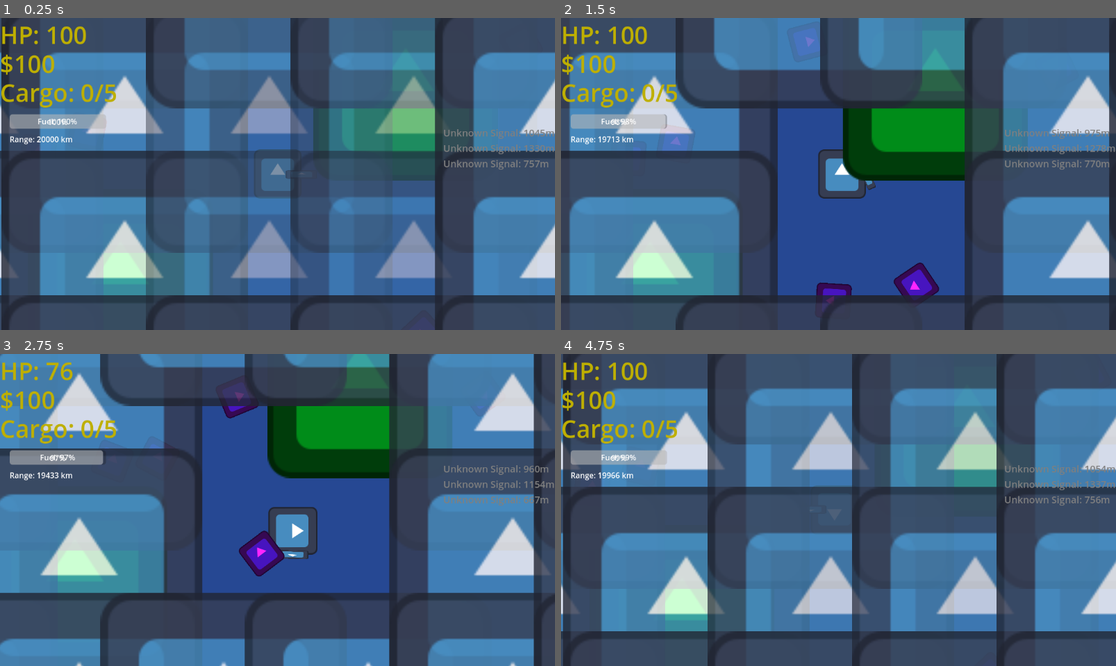
Above: before the commit, frames 1-4 (two rows, left to right).
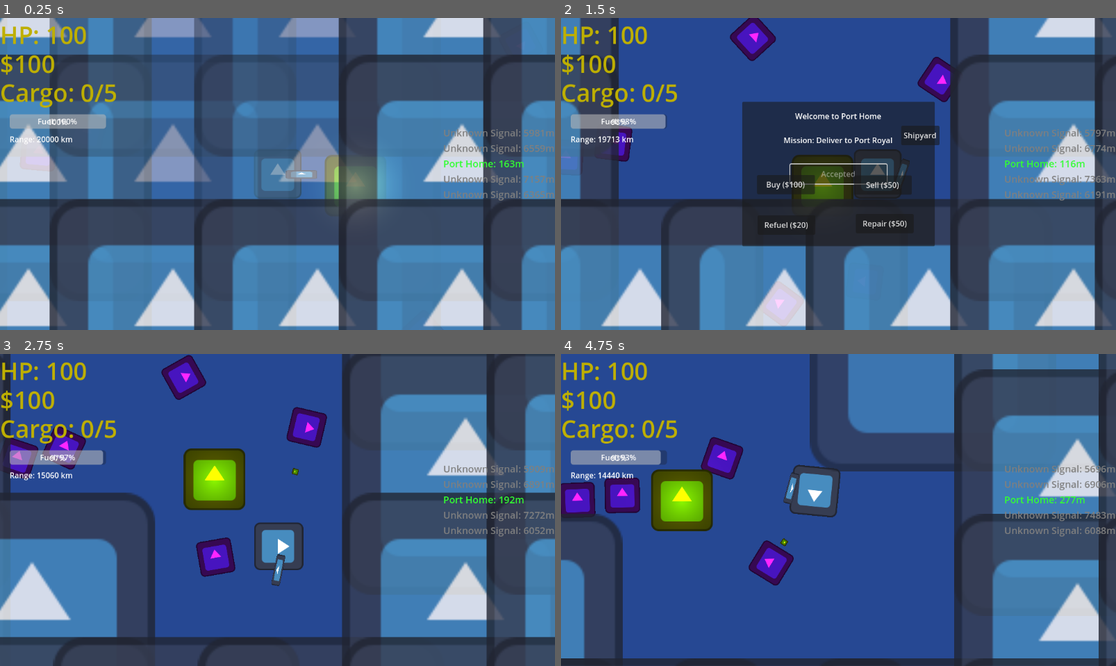
Above: after the commit, the same moments.

Repository: xingjiacheng175-maker/project-convoy
Game: Godot game, scene res://world.tscn
Two runs of this game, one before a commit and one after it. Both use one fixed random seed, a clock stepped at 60 frames per second and the inputs below. The engine's default icon, where the game draws it, is replaced by a stand-in: a white triangle on a blue panel in a dark square.
Inputs (mouse positions are in pixels of both pictures, inside the frame that each line leads up to):
- Up to frame 1 (0.25 s): no input
- Up to frame 2 (1.5 s): hold Right (ui_right) 0.53-1.25 s; click (838, 174) at 1.25 s, where only the run after the commit has a clickable "Accept Mission"
- Up to frame 3 (2.75 s): hold Down (ui_down) from 2.03 s (still down)
- Up to frame 4 (4.75 s): release Down (ui_down) at 2.78 s; hold Right (ui_right) 2.78-3.53 s; hold Up (ui_up) 3.53-4.28 s; hold Left (ui_left) from 4.28 s (still down)

The runs differ from the first frame. In frame 1, 80% of the frame differs, in the area x 0-100%, y 0-100%; in frame 2, 83%; in frame 3, 79%; in frame 4, 84%.

Commit message:
Expand game world map, update fog range, and add visual world border

Diff:
--- a/fog_manager.gd
+++ b/fog_manager.gd
@@ -7,10 +7,10 @@
 
 func generate_fog():
 	# Generate clouds in a grid
-	var start_x = -3000
-	var end_x = 3000
-	var start_y = -3000
-	var end_y = 3000
+	var start_x = -5000
+	var end_x = 5000
+	var start_y = -5000
+	var end_y = 5000
 	var step = 300 # Distance between clouds
 
 	for x in range(start_x, end_x, step):
--- a/player.gd
+++ b/player.gd
@@ -30,6 +30,14 @@
 
 func _ready():
 	add_to_group("player")
+
+	# Task 3: Camera Unlock/Expansion
+	var camera = $Camera2D
+	if camera:
+		camera.limit_left = -5000
+		camera.limit_top = -5000
+		camera.limit_right = 5000
+		camera.limit_bottom = 5000
 
 func take_damage(amount):
 	if is_dead:
--- a/world.tscn
+++ b/world.tscn
@@ -6,10 +6,15 @@
 [ext_resource type="PackedScene" uid="uid://qse6ucbr2uye" path="res://island.tscn" id="4_036b0"]
 [ext_resource type="PackedScene" uid="uid://c7nioju2h4vm6" path="res://game_ui.tscn" id="4_aqk2v"]
 [ext_resource type="PackedScene" uid="uid://cfvl46tpokweu" path="res://port.tscn" id="5_036b0"]
+[ext_resource type="Script" uid="uid://c1wvo7pl3uvkx" path="res://world_border.gd" id="7_worldborder"]
 
 [node name="World" type="Node2D"]
 position = Vector2(-42, 532)
 script = ExtResource("1_world")
+
+[node name="WorldBorder" type="Node2D" parent="."]
+z_index = 100
+script = ExtResource("7_worldborder")
 
 [node name="Player" parent="." instance=ExtResource("1_fj7yv")]
 position = Vector2(617, -208)
@@ -35,25 +40,35 @@
 [node name="GameUI" parent="." instance=ExtResource("4_aqk2v")]
 
 [node name="Island" parent="." instance=ExtResource("4_036b0")]
-position = Vector2(883, -386)
+position = Vector2(2055, 257)
 
 [node name="Island2" parent="." instance=ExtResource("4_036b0")]
-position = Vector2(291, 15)
+position = Vector2(-58, 695)
 
 [node name="Port" parent="." instance=ExtResource("5_036b0")]
-position = Vector2(1638, -435)
+position = Vector2(4678, -4599)
 export_item_name = "Machinery"
 sell_price = 5
 
 [node name="Port2" parent="." instance=ExtResource("5_036b0")]
-position = Vector2(1611, 677)
+position = Vector2(-4444, -4381)
 export_item_name = "Spice"
 port_name = "Port Spice"
 buy_price = 100
 
 [node name="Port3" parent="." instance=ExtResource("5_036b0")]
-position = Vector2(517, 543)
+position = Vector2(779, -184)
 port_name = "Port Home"
+buy_price = 100
+
+[node name="Port4" parent="." instance=ExtResource("5_036b0")]
+position = Vector2(-4652, 4637)
+port_name = "Port Military"
+buy_price = 100
+
+[node name="Port5" parent="." instance=ExtResource("5_036b0")]
+position = Vector2(4709, 4668)
+port_name = "Port Smuggler"
 buy_price = 100
 
 [connection signal="player_entered_port" from="Port" to="GameUI" method="on_port_entered"]
@@ -62,3 +77,7 @@
 [connection signal="player_exited_port" from="Port2" to="GameUI" method="on_port_exited"]
 [connection signal="player_entered_port" from="Port3" to="GameUI" method="on_port_entered"]
 [connection signal="player_exited_port" from="Port3" to="GameUI" method="on_port_exited"]
+[connection signal="player_entered_port" from="Port4" to="GameUI" method="on_port_entered"]
+[connection signal="player_exited_port" from="Port4" to="GameUI" method="on_port_exited"]
+[connection signal="player_entered_port" from="Port5" to="GameUI" method="on_port_entered"]
+[connection signal="player_exited_port" from="Port5" to="GameUI" method="on_port_exited"]
--- /dev/null
+++ b/world_border.gd
@@ -0,0 +1,20 @@
+@tool
+extends Node2D
+
+func _ready():
+	z_index = 100 # Ensure it's drawn on top
+	queue_redraw()
+
+func _process(delta):
+	if Engine.is_editor_hint():
+		queue_redraw()
+
+func _draw():
+	# Draw a hollow rectangle to visualize the map limits
+	# Rect2(x, y, width, height)
+	# Starting at (-5000, -5000) with size (10000, 10000)
+	var rect = Rect2(-5000, -5000, 10000, 10000)
+	var color = Color.RED
+	var line_width = 50.0
+
+	draw_rect(rect, color, false, line_width)
Not shown: 1 places in world.tscn that only renumber resources
Not shown, added: world_border.gd.uid
